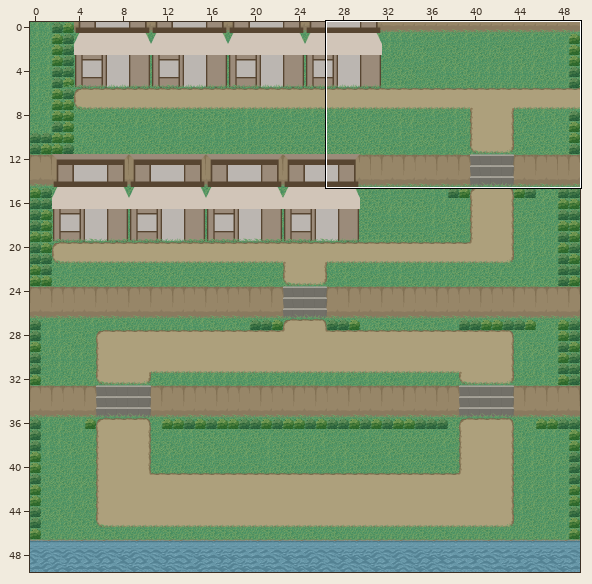
A Tiled map gets an edit: assets/map_1.tmx. Above: a wide view before the commit, with the close-up outlined.
Close-up. Before the commit:
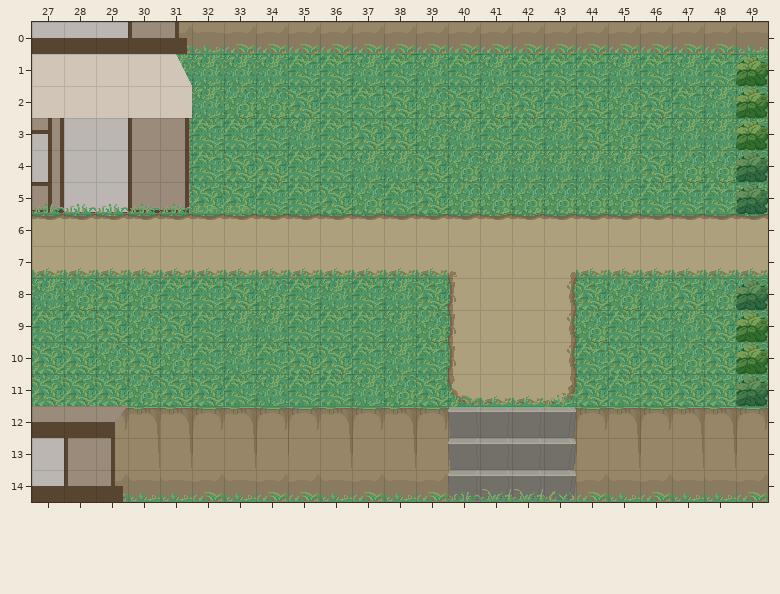
Cells are 32x32 px. Shown: x 27..49, y 0..14.
New version:
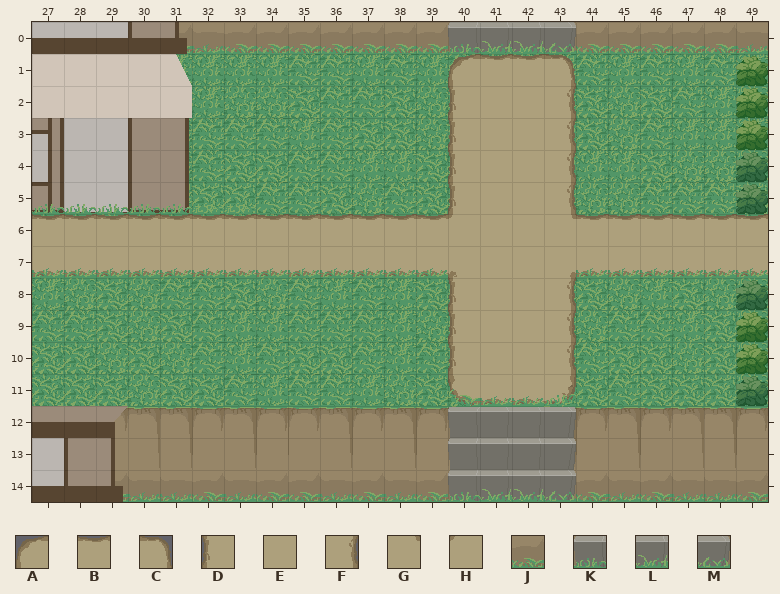
Key: from "tileset_exterieur": A 0, B 1, C 2, D 14, E 15, F 16, G 17, H 18, J 70, K 72, L 73, M 74.
_ is an empty cell.
The exact change:
Layer "path":
The author put tile A in row 1 at x 40.
The author put tile B in row 1 at x 41 to 42.
The author put tile C in row 1 at x 43.
The author put tile D in rows 2 to 5 at x 40.
Tile B becomes tile E in row 6 at x 41 to 42.
The author put tile E in rows 2 to 5 at x 41 to 42.
The author put tile F in rows 2 to 5 at x 43.
Tile B becomes tile G in row 6 at x 43.
Tile B becomes tile H in row 6 at x 40.
The author put tile K in row 0 at x 40.
The author put tile L in row 0 at x 41 to 42.
The author put tile M in row 0 at x 43.
Layer "collisions":
Tile J is gone in row 0 at x 40 to 43.
Where, in picture pixels (left, top, right, bottom), the same in both close-ups:
changed: (448, 22, 576, 220)
